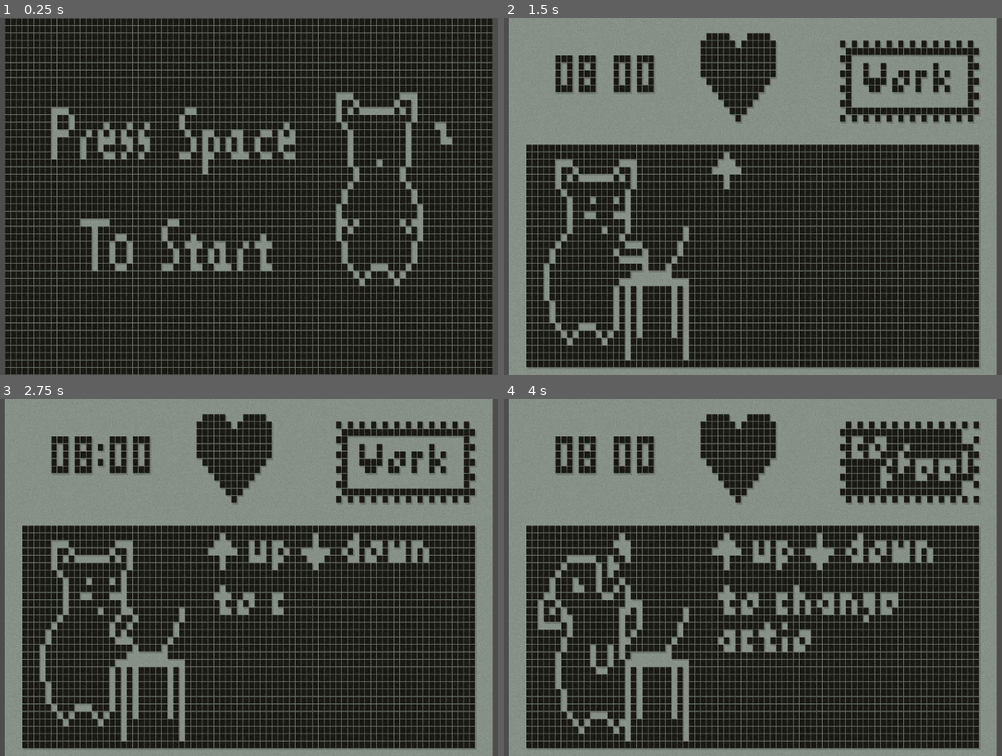
Above: before the commit, frames 1-4 (two rows, left to right).
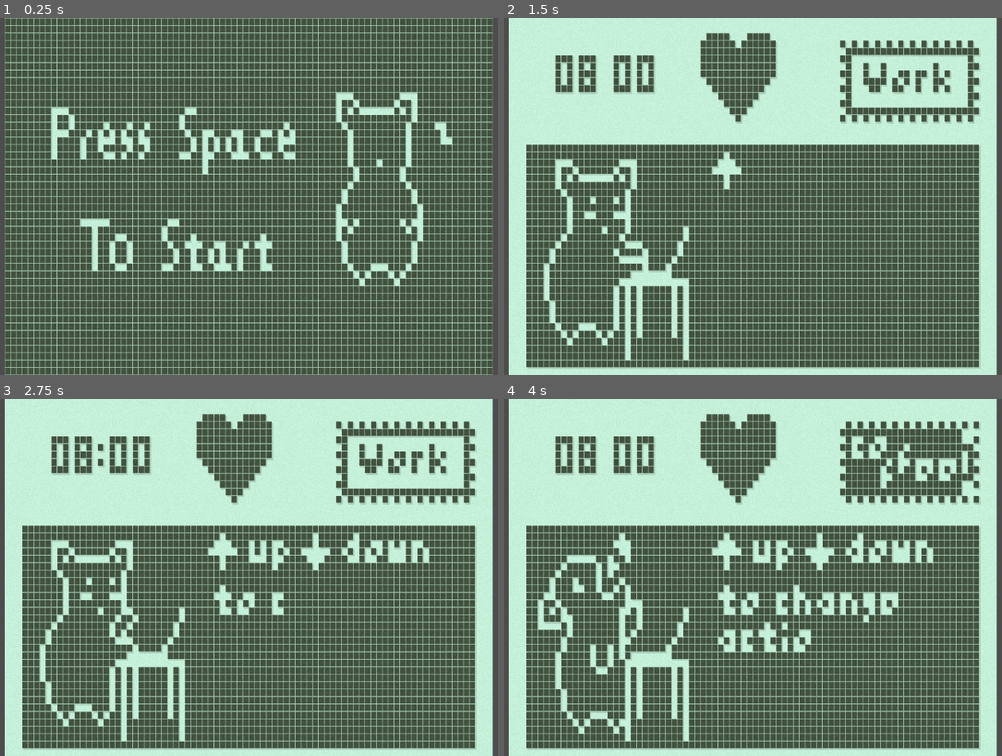
Above: after the commit, the same moments.

Repository: aherrington7452/maruvail_nokia-game-jam-7
Game: Godot game, scene res://scene/main.tscn
The game is run twice, just before and just after one commit, with the same random seed, the same clock (stepped at 60 frames per second) and the same inputs.
Inputs:
- Up to frame 1 (0.25 s): no input
- Up to frame 2 (1.5 s): tap Enter (interact2) at 0.5, 1.35 s; hold Right (move_right) 0.53-1.28 s; tap Space (interact) at 0.6 s; hold Down (move_down) from 1.28 s (still down)
- Up to frame 3 (2.75 s): release Down (move_down) at 2.03 s; hold Right (move_right) from 2.03 s (still down); tap Space (interact) at 2.1 s
- Up to frame 4 (4 s): release Right (move_right) at 2.78 s; hold Up (move_up) 2.78-3.53 s; tap Enter (interact2) at 2.85 s; hold Left (move_left) from 3.53 s (still down); tap Space (interact) at 3.6 s

The runs differ from the first frame. In frame 1, 98% of the frame differs, in the area x 0-100%, y 0-100%; in frame 2, 98%; in frame 3, 98%; in frame 4, 98%.

Commit message:
change color

Diff:
--- a/scene/main.tscn
+++ b/scene/main.tscn
@@ -19,7 +19,6 @@
 
 [node name="Main" type="Node"]
 script = ExtResource("1_xi8ql")
-palette = 2
 
 [node name="Screen" type="SubViewport" parent="."]
 unique_name_in_owner = true
